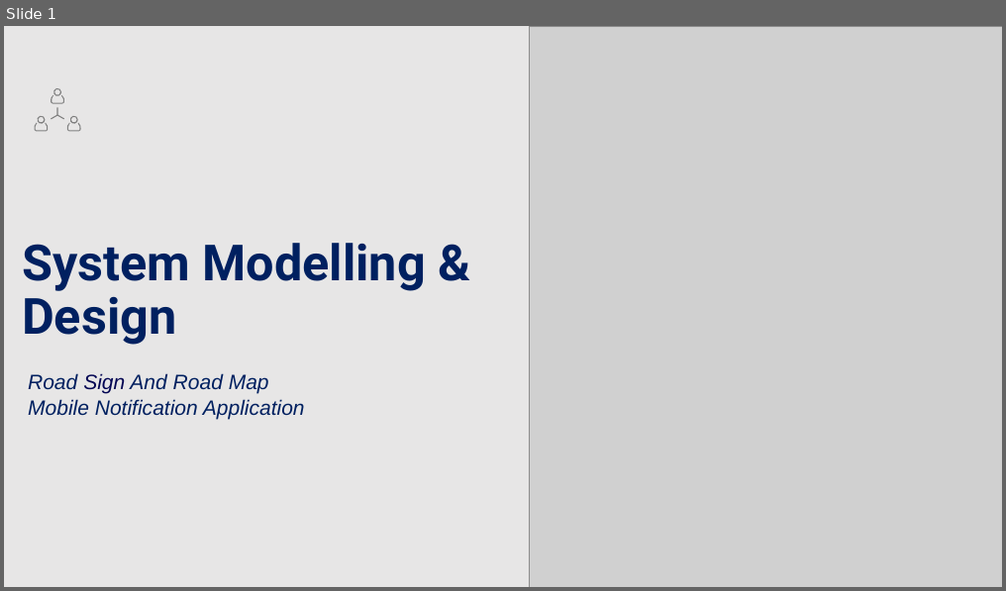
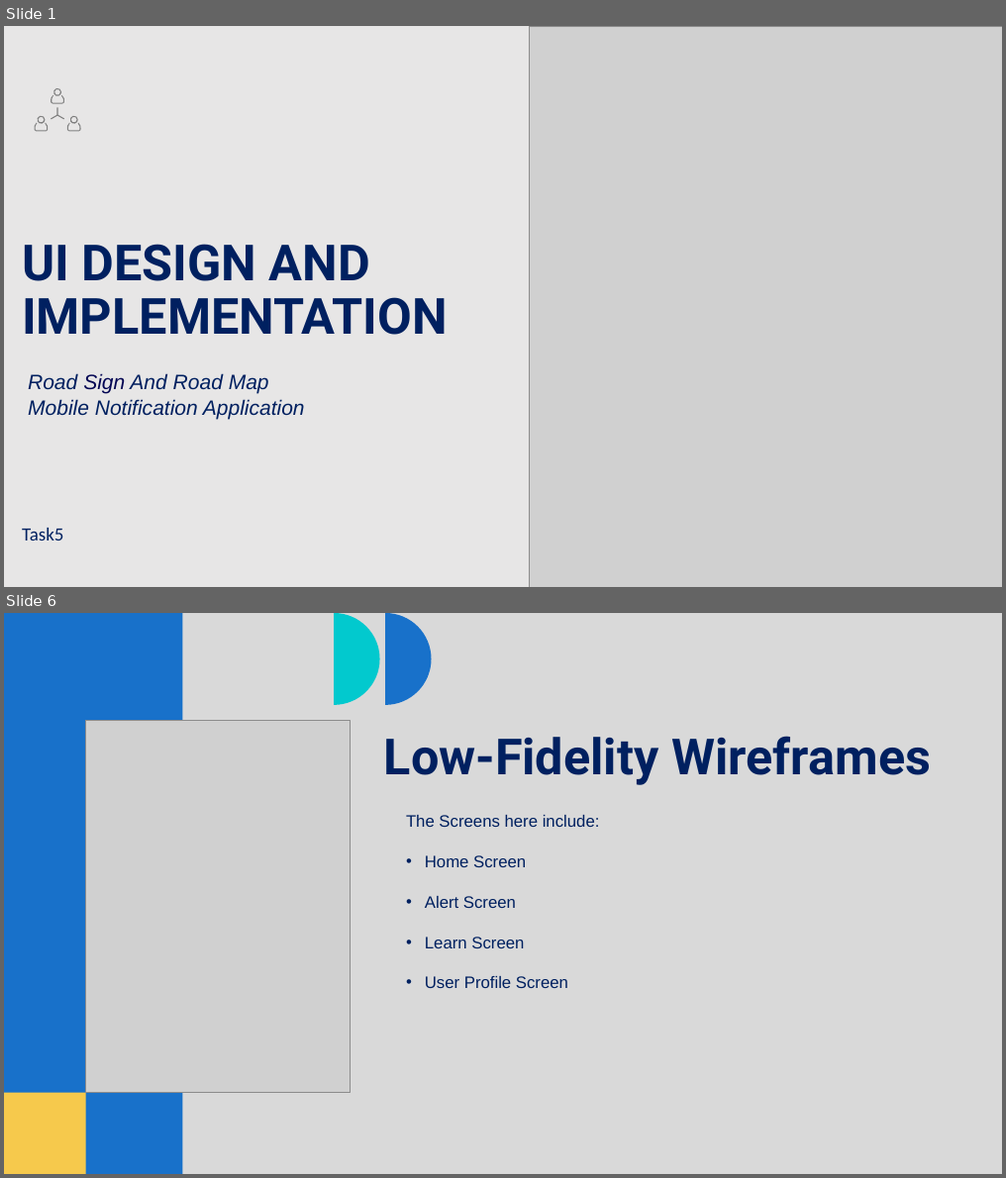
Before and after one commit to Thierry5610/CEF-440-Group-5, a slide deck: Task 4/Task 4.pptx. Shown one above the other, each under a label of ours: slide 1 before the commit, slides 1 and 6 after it; the slides between them are not shown. The pictures are 1006x591 and 1006x1178 pixels, drawn with LibreOffice and Linux fonts; fonts in the diff are those of the drawing; grey boxes stand for pictures. Boxes give left, top, right and bottom in pixels: in the first picture for what was removed or moved away, otherwise in the second. Text is boxed around its words. In the diff, an @@ line names an element or a change of style, - is before the commit and + after.

Commit message:
Updated Task 3, Task 4, and Task 5 presentations

```diff
--- a/Task 4/Task 4.pptx
+++ b/Task 4/Task 4.pptx
@@ slide 6 added at (4, 613, 1002, 1174), background #D9D9D9 @@
@@ rectangle added at (4, 613, 183, 1174), fill #1871CA @@
@@ freeform shape added at (334, 613, 380, 705), fill #02C9CE @@
@@ freeform shape added at (385, 613, 431, 705), fill #1871CA @@
@@ picture added at (85, 721, 350, 1093) @@
@@ title added at (384, 736, 931, 785), 48 pt, text #002060, bold @@
+Low-Fidelity Wireframes
@@ text added at (406, 815, 600, 988), 16 pt, text #002060 @@
+The Screens here include:
+• Home Screen
+• Alert Screen
+• Learn Screen
+• User Profile Screen
@@ rectangle added at (4, 1093, 85, 1174), fill #F6C94C @@
@@ slide 1 changed as well @@
@@ title at (22, 244, 447, 335): text changed @@
-System Modelling & Design
+UI DESIGN AND IMPLEMENTATION
@@ text added at (22, 528, 63, 541), 18 pt, text #002060 @@
+Task5
```
Also in this commit, not shown: 3 other slides changed, 12 other slides added, 20 slides removed, 4 other files.
